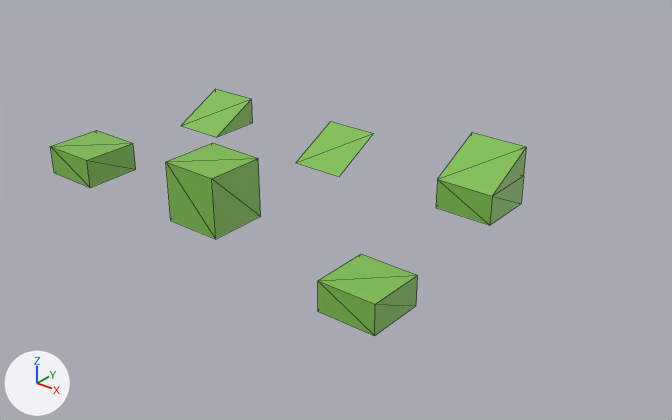
The glTF model Project/Environment/lvl_tiles.glb as it was, and as the next commit left it.
The view is the same before and after, from a camera (50 mm lens) standing at (12.73, -9.13, 6.54) and looking at (3.8, 2.04, -0.38). The axes (+X, +Y, +Z) are drawn at lower left. The lights are the same throughout. Mesh edges are drawn as thin lines.

The scene before the commit, as lines of its bpy script (objects in view):
```python
me_cube_001 = bpy.data.meshes.new('Cube.001')
me_cube_001.from_pydata([(-0.5, -0.5, -0.5), (-0.5, -0.5, 0.0), (-0.5, 0.5, -0.5), (-0.5, 0.5, 0.0), (0.5, -0.5, -0.5), (0.5, -0.5, 0.0), (0.5, 0.5, -0.5), (0.5, 0.5, 0.0)], [], [(0, 1, 3), (0, 3, 2), (2, 3, 7), (2, 7, 6), (6, 7, 5), (6, 5, 4), (4, 5, 1), (4, 1, 0), (7, 3, 1), (7, 1, 5)])
me_cube_001.materials.append(mat_material)  # green #7fbf50
me_cube_002 = bpy.data.meshes.new('Cube.002')
me_cube_002.from_pydata([(-0.5, -0.5, 0.0), (-0.5, 0.5, 0.5), (0.5, -0.5, 0.0), (0.5, 0.5, 0.5)], [], [(3, 1, 0), (3, 0, 2)])
me_cube_002.materials.append(mat_material)  # green #7fbf50
me_cube_004 = bpy.data.meshes.new('Cube.004')
me_cube_004.from_pydata(...)  # 10 vertices, 14 faces; spans x -0.5..0.5, y -0.5..0.5, z 0.0..1.0
me_cube_004.materials.append(mat_material)  # green #7fbf50
me_cube_006 = bpy.data.meshes.new('Cube.006')
me_cube_006.from_pydata([(-0.5, -0.5, 0.0), (-0.5, -0.5, 0.5), (-0.5, 0.5, 0.0), (-0.5, 0.5, 0.5), (0.5, -0.5, 0.0), (0.5, -0.5, 0.5), (0.5, 0.5, 0.0), (0.5, 0.5, 0.5)], [], [(0, 1, 3), (0, 3, 2), (2, 3, 7), (2, 7, 6), (6, 7, 5), (6, 5, 4), (4, 5, 1), (4, 1, 0), (7, 3, 1), (7, 1, 5)])
me_cube_006.materials.append(mat_material)  # green #7fbf50
ob_cube_1x1x0_5_col = bpy.data.objects.new('Cube_1x1x0.5-col', me_cube_006)
ob_cube_1x1x0_5_col.location = (0.0, 0.0, 0.0)
ob_floor_1x1x0_5_col = bpy.data.objects.new('Floor_1x1x0.5-col', me_cube_001)
ob_floor_1x1x0_5_col.location = (6.0, 0.0, 0.0)
ob_ramp_1x1x1_5_col = bpy.data.objects.new('Ramp_1x1x1.5-col', me_cube_004)
ob_ramp_1x1x1_5_col.location = (6.0, 3.0, 0.0)
ob_ramp_2_1x1x0_5_col = bpy.data.objects.new('Ramp_2_1x1x0.5-col', me_cube_002)
ob_ramp_2_1x1x0_5_col.location = (3.0, 3.0, 0.0)
# also in view: 'Ramp_1x1x0.5-col' at (0.0, 3.0, 0.25); 'Cube_1x1x1-col' at (3.0, 0.0, 0.5)
```
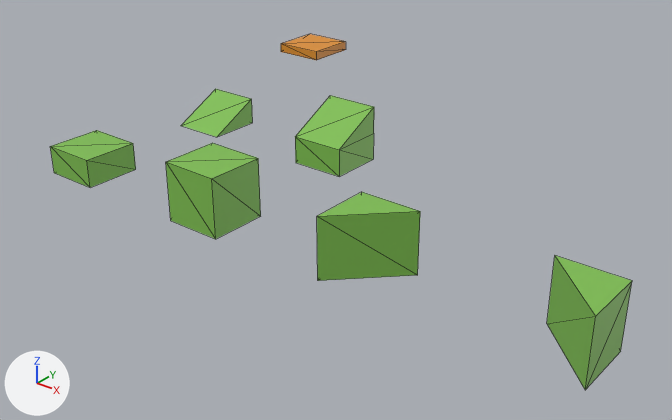
What differs and where, as boxes [x1, y1, x2, y2] in the pictures (672 x 420 px):
'Ramp_1x1x1.5-col', moved: before [436, 132, 527, 225]; after [295, 95, 374, 176]
'Corner_1x1x1_L-col', added (green): after [317, 192, 420, 281]
'Corner_1x1x1_R-col', added (green): after [547, 255, 632, 390]
'Floor_1x1x0.5-col', deleted (green): before [318, 254, 418, 336]
'Ramp_2_1x1x0.5-col', deleted (green): before [296, 121, 374, 176]
'Bridge-col', added (orange): after [281, 34, 346, 60]

The change, as a list of edits to the scene's bpy script:
```text
Add mat_bridgemat:
    mat_bridgemat = principled_material('BridgeMat')
    mat_bridgemat.base_color = (0.758, 0.284, 0.0239)  # orange #e2912b
Add me_cube_012:
    me_cube_012.from_pydata([(0.5, 0.5, 0.0), (0.5, 0.5, 1.0), (-0.5, 0.5, 0.0), (0.5, -0.5, 0.0), (0.5, -0.5, 1.0), (-0.5, 0.5, 1.0)], [], [(3, 4, 1), (3, 1, 0), (0, 1, 5), (0, 5, 2), (1, 4, 5), (2, 5, 4), (2, 4, 3), (2, 3, 0)])
    me_cube_012.materials.append(mat_material)  # green #7fbf50
Add me_cube_010:
    me_cube_010.from_pydata([(-0.5, 0.5, 0.0), (-0.5, 0.5, 1.0), (0.5, 0.5, 0.0), (-0.5, -0.5, 0.0), (-0.5, -0.5, 1.0), (0.5, 0.5, 1.0)], [], [(3, 4, 1), (3, 1, 0), (0, 1, 5), (0, 5, 2), (1, 4, 5), (2, 5, 4), (2, 4, 3), (2, 3, 0)])
    me_cube_010.materials.append(mat_material)  # green #7fbf50
Add me_cube_009:
    me_cube_009.from_pydata(...)  # a box spanning x -0.5..0.5, y -0.5..0.5, z 0.817..1.0
    me_cube_009.materials.append(mat_bridgemat)  # orange #e2912b
Remove ob_floor_1x1x0_5_col:
    ob_floor_1x1x0_5_col = bpy.data.objects.new('Floor_1x1x0.5-col', me_cube_001)
    ob_floor_1x1x0_5_col.location = (6.0, 0.0, 0.0)
Remove ob_ramp_2_1x1x0_5_col:
    ob_ramp_2_1x1x0_5_col = bpy.data.objects.new('Ramp_2_1x1x0.5-col', me_cube_002)
    ob_ramp_2_1x1x0_5_col.location = (3.0, 3.0, 0.0)
Change ob_ramp_1x1x1_5_col:
    ob_ramp_1x1x1_5_col.location: (6.0, 3.0, 0.0) -> (3.0, 3.0, 0.0)
Add ob_corner_1x1x1_r_col:
    ob_corner_1x1x1_r_col = bpy.data.objects.new('Corner_1x1x1_R-col', me_cube_012)
    ob_corner_1x1x1_r_col.location = (9.0, 0.0, 0.0)
Add ob_corner_1x1x1_l_col:
    ob_corner_1x1x1_l_col = bpy.data.objects.new('Corner_1x1x1_L-col', me_cube_010)
    ob_corner_1x1x1_l_col.location = (6.0, 0.0, 0.0)
Add ob_bridge_col:
    ob_bridge_col = bpy.data.objects.new('Bridge-col', me_cube_009)
    ob_bridge_col.location = (0.0, 6.0, 0.0)
```
